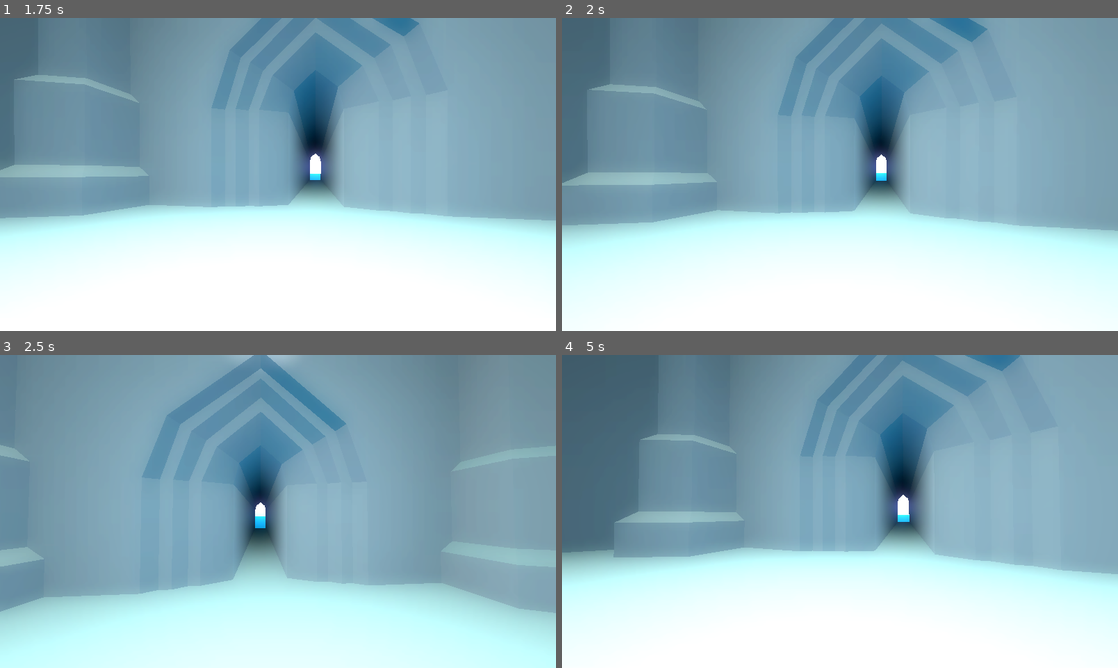
Above: before the commit, frames 1-4 (two rows, left to right).
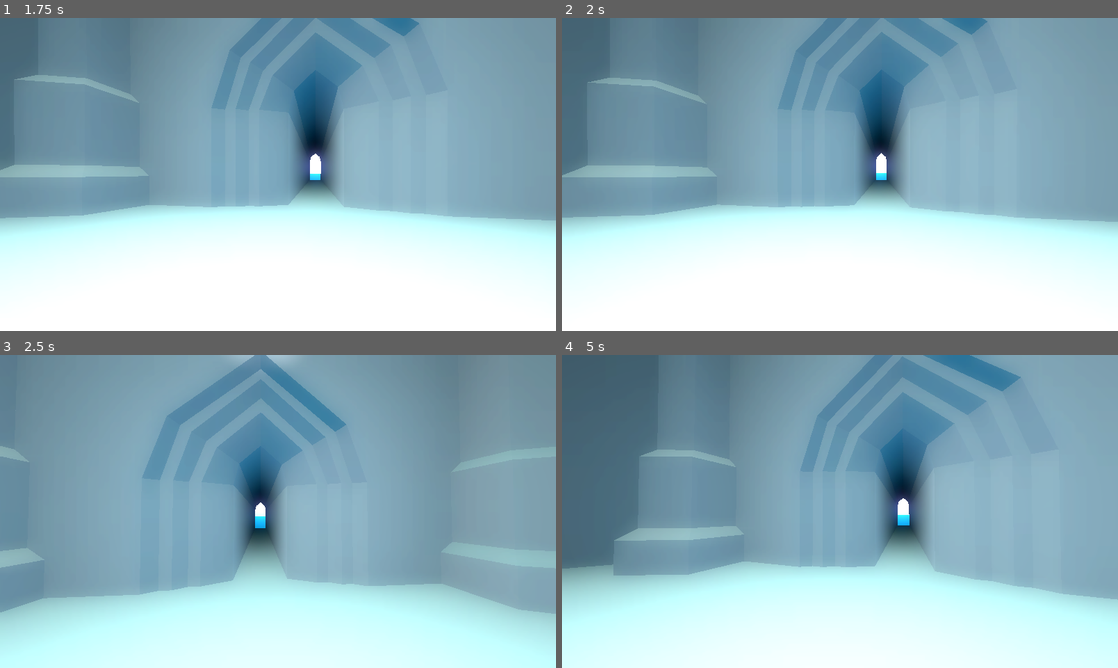
Above: after the commit, the same moments.

Repository: init-Sense/octant
Game: Godot game, scene res://scenes/level/octagon.tscn
Same seed, same stepped clock (60 frames per second), same inputs: the game is played once before the commit and once after it. A sky picture missing from this copy of the repository is replaced by a grey-blue gradient.
Inputs (mouse positions are in pixels of both pictures, inside the frame that each line leads up to):
- Up to frame 1 (1.75 s): move the mouse to (305, 174) at 0.52 s; hold Q (debug_crouch_up) from 0.53 s (still down); tap Space (jump) at 0.6, 0.77, 1.07, 1.52, 1.55 s; move the mouse to (250, 174) at 1.27 s; tap Shift (sprint) at 1.35 s
- Up to frame 2 (2 s): keep holding Q (debug_crouch_up); tap Space (jump) at 1.82 s
- Up to frame 3 (2.5 s): keep holding Q (debug_crouch_up); move the mouse to (289, 505) at 2.02 s; tap Space (jump) at 2.1 s
- Up to frame 4 (5 s): keep holding Q (debug_crouch_up); move the mouse to (834, 517) at 2.77 s; tap Shift (sprint) at 2.85, 4.35 s; tap Space (jump) at 3.02, 3.05, 3.32, 3.6, 3.77, 4.07, 4.52, 4.55, 4.82 s; move the mouse to (878, 514) at 3.52 s; move the mouse to (795, 508) at 4.27 s

Frame 1 is identical in both runs. In frame 2, 7.5% of the frame differs, in the area x 0-100%, y 0-71%; in frame 3, 0.6%; in frame 4, 36%, in the area x 0-100%, y 0-100%.

Commit message:
feat: Added chargeable jump

Diff:
--- a/scripts/player/inputs.gd
+++ b/scripts/player/inputs.gd
@@ -1,6 +1,5 @@
 extends Node
 class_name PlayerInputs
-
 
 #region NODES
 @onready var direction: PlayerDirection = %Direction
@@ -24,12 +23,12 @@
 			motion.stop_moving()
 	#endregion
 
-
 	#region JUMP
 	if Input.is_action_just_pressed("jump"):
-		jump.up()
+		jump.start_charge()
+	elif Input.is_action_just_released("jump"):
+		jump.release_jump()
 	#endregion
-
 
 	#region SPRINT
 	if Input.is_action_just_pressed("sprint") and not player.is_crouching():
@@ -37,7 +36,6 @@
 	elif Input.is_action_just_released("sprint"):
 		motion.stop_running()
 	#endregion
-
 
 	if Input.is_action_pressed('debug_crouch_up'):
 		crouch.up()
--- a/scripts/player/jump.gd
+++ b/scripts/player/jump.gd
@@ -5,7 +5,9 @@
 @onready var player: CharacterBody3D = $"../.."
 @onready var direction: PlayerDirection = %Direction
 @onready var motion: PlayerMotion = %Motion
+@onready var head: Node3D = %Head
 #endregion
+
 
 #region CONSTANTS
 const JUMPING_SPEED: float = 7.0
@@ -16,7 +18,11 @@
 const MOMENTUM_REDUCTION_FACTOR: float = 0.6
 const JUMP_HEIGHT_VARIATION: float = 0.2
 const MOMENTUM_VARIATION: float = 0.15
+const MAX_CHARGE_TIME: float = 1.0
+const MAX_CHARGE_MULTIPLIER: float = 1.5
+const HEAD_CHARGE_OFFSET: float = 0.2
 #endregion
+
 
 #region VARIABLES
 var is_jump_requested: bool = false
@@ -24,42 +30,61 @@
 var horizontal_momentum: Vector2 = Vector2.ZERO
 var initial_speed: float = 0.0
 var rng = RandomNumberGenerator.new()
+var charge_start_time: float = 0.0
+var is_charging: bool = false
+var original_head_position: Vector3
+var current_charge: float = 0.0
 #endregion
+
 
 #region SIGNALS
 signal jumped
 signal landed
 #endregion
 
+
 #region LIFECYCLE
 func _ready() -> void:
 	rng.randomize()
+	original_head_position = head.position
 
 func _physics_process(delta: float) -> void:
 	handle_jump()
 	apply_midair_control(delta)
 	apply_momentum(delta)
 	ground_check()
+	update_head_position(delta)
 #endregion
 
+
 #region JUMP
-func up() -> void:
+func start_charge() -> void:
 	if not player.is_jumping() and player.is_on_floor():
+		is_charging = true
+		charge_start_time = Time.get_ticks_msec() / 1000.0
+		current_charge = 0.0
+
+func release_jump() -> void:
+	if is_charging:
 		is_jump_requested = true
 		horizontal_momentum = Vector2(direction.velocity_vector.x, direction.velocity_vector.z)
 		initial_speed = horizontal_momentum.length()
 		emit_signal("jumped")
+		is_charging = false
 
 func handle_jump() -> void:
 	if is_jump_requested and player.is_on_floor():
+		var charge_multiplier = 1.0 + (current_charge / MAX_CHARGE_TIME) * (MAX_CHARGE_MULTIPLIER - 1.0)
+
 		var jump_variation = 1.0 + rng.randf_range(-JUMP_HEIGHT_VARIATION, JUMP_HEIGHT_VARIATION)
-		direction.velocity_vector.y = JUMPING_SPEED * jump_variation
+		direction.velocity_vector.y = JUMPING_SPEED * jump_variation * charge_multiplier
 
 		var momentum_variation = 1.0 + rng.randf_range(-MOMENTUM_VARIATION, MOMENTUM_VARIATION)
 		jump_momentum = direction.velocity_vector * MOMENTUM_FACTOR * momentum_variation
 
 		player.set_jumping()
 		is_jump_requested = false
+		current_charge = 0.0
 
 func apply_midair_control(delta: float) -> void:
 	if not player.is_on_floor():
@@ -91,10 +116,19 @@
 		emit_signal("landed")
 #endregion
 
+
 #region UTILS
 func get_input_direction() -> Vector2:
 	return Vector2(
 		Input.get_action_strength("move_right") - Input.get_action_strength("move_left"),
 		Input.get_action_strength("move_backward") - Input.get_action_strength("move_forward")
 	).normalized()
+
+func update_head_position(delta: float) -> void:
+	if is_charging:
+		current_charge = min(current_charge + delta, MAX_CHARGE_TIME)
+		var charge_progress = current_charge / MAX_CHARGE_TIME
+		head.position.y = original_head_position.y - (charge_progress * HEAD_CHARGE_OFFSET)
+	else:
+		head.position.y = move_toward(head.position.y, original_head_position.y, delta * 2)
 #endregion
